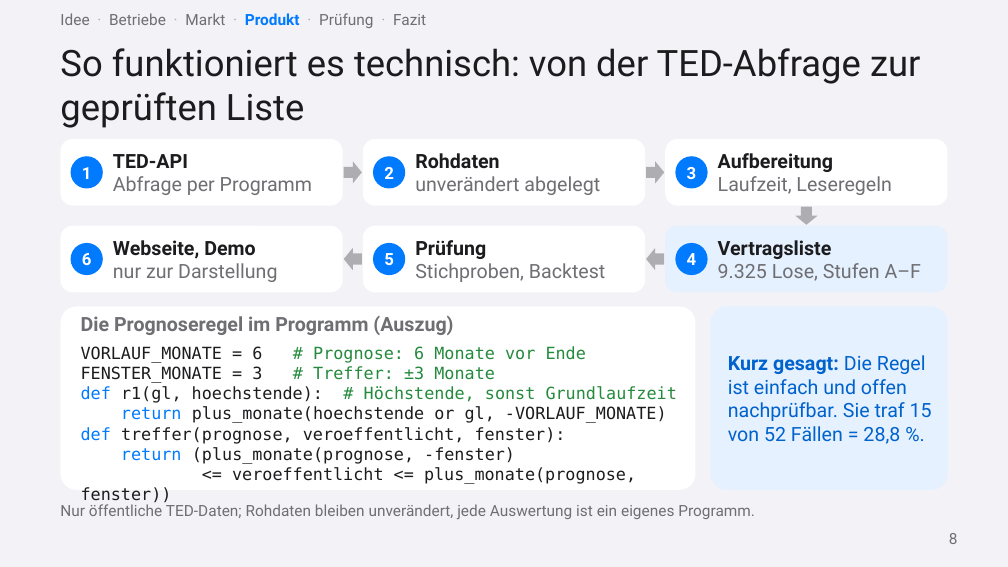
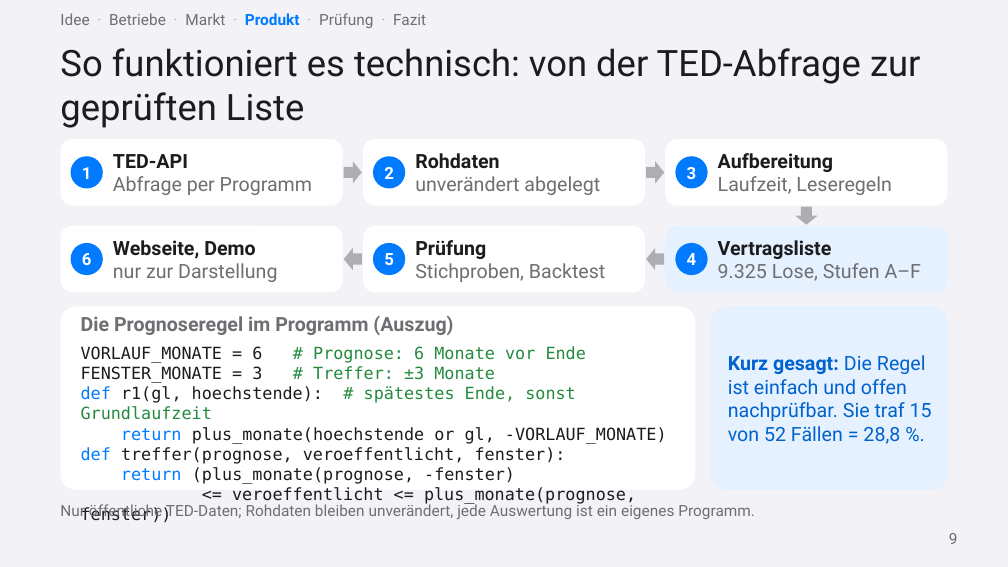
Before and after one commit to ludwigrichthammer9-web/vergabe_radar, a slide deck: slide 9 of docs/vortrag/vortrag_vergabe_radar.pptx (slide 8 before the commit). Drawn at 1008x567 pixels with LibreOffice and Linux fonts; fonts in the diff are those of the drawing. Boxes give left, top, right and bottom in pixels: in the first picture for what was removed or moved away, otherwise in the second. Text is boxed around its words. In the diff, an @@ line names an element or a change of style, - is before the commit and + after.

```diff
--- a/docs/vortrag/vortrag_vergabe_radar.pptx
+++ b/docs/vortrag/vortrag_vergabe_radar.pptx
@@ text at (x1=81, y1=386, x2=575, y2=420): text changed @@
-def r1(gl, hoechstende): # Höchstende, sonst Grundlaufzeit
+def r1(gl, hoechstende): # spätestes Ende, sonst Grundlaufzeit
```
Also in this commit, not shown: 11 other slides changed, 4 slides added, 1 slide removed, 2 other files.
